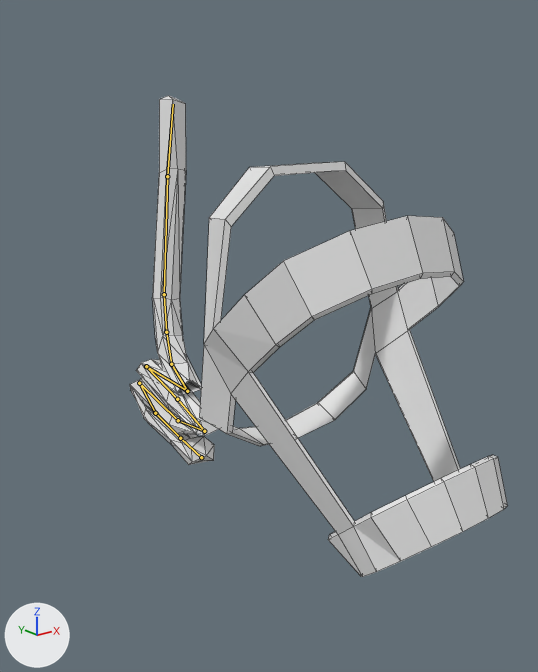
One commit to the Blender file Assets/Models/halter.blend: the scene before it, then after it.
Camera for both pictures: a 50 mm camera at (-4.76, -7.61, 4.85) aimed at (0.74, -0.72, 2.09). The lights are fixed; the arrows at lower left show +X, +Y and +Z. Both versions are drawn at frame 0 of the action 'hanging'; the numbers are the values there. The bones that bend it are drawn over the model as lines. Mesh edges are drawn as thin lines.
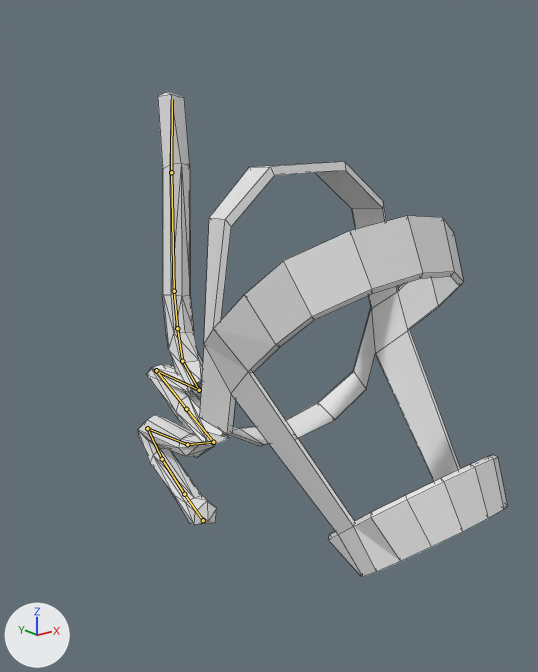
Pixel boxes (x1, y1, x2, y2) of what changed, in the pictures (538 x 672 px):
```json
{"object": "Plane", "change": "posed", "before": [130, 96, 218, 465], "after": [138, 92, 230, 525], "on screen": "17% taller"}
{"bone": "Bone", "before": "(201, 457) to (180, 438)", "after": "(203, 520) to (184, 494)"}
{"bone": "Bone.001", "before": "(180, 438) to (155, 413)", "after": "(184, 494) to (162, 459)"}
{"bone": "Bone.002", "before": "(155, 413) to (139, 383)", "after": "(162, 459) to (147, 428)"}
{"bone": "Bone.003", "before": "(139, 383) to (178, 420)", "after": "(147, 428) to (187, 444)"}
{"bone": "Bone.004", "before": "(178, 420) to (204, 431)", "after": "(187, 444) to (213, 442)"}
{"bone": "Bone.005", "before": "(204, 431) to (177, 399)", "after": "(213, 442) to (186, 409)"}
{"bone": "Bone.006", "before": "(177, 399) to (146, 366)", "after": "(186, 409) to (156, 370)"}
{"bone": "Bone.007", "before": "(146, 366) to (187, 391)", "after": "(156, 370) to (199, 390)"}
{"bone": "Bone.008", "before": "(187, 391) to (171, 364)", "after": "(199, 390) to (182, 361)"}
{"bone": "Bone.010", "before": "(166, 332) to (164, 294)", "after": "(177, 328) to (174, 291)"}
{"bone": "Bone.011", "before": "(164, 294) to (167, 176)", "after": "(174, 291) to (171, 172)"}
{"bone": "Bone.012", "before": "(167, 176) to (173, 104)", "after": "(171, 172) to (172, 99)"}
```

Scene script edits in JSON lines:
```json
{"block": "bone_bone", "where": "bone_bone = bpy.data.objects['Armature'].pose.bones['Bone']"}
{"op": "set", "path": "bone_bone.location", "old": "(0.077, 0.392, -3.029)", "new": "(0.153, -0.391, -3.979)"}
{"op": "set", "path": "bone_bone.rotation_quaternion", "old": "(0.961, -0.277, -0.01, -0.007)", "new": "(0.982, -0.189, -0.006, -0.017)", "note": "degrees (-32, -1, 0) -> degrees (-22, -1, -2)"}
{"block": "bone_bone_001", "where": "bone_bone_001 = bpy.data.objects['Armature'].pose.bones['Bone.001']  # child of 'Bone'"}
{"op": "set", "path": "bone_bone_001.rotation_quaternion", "old": "(0.861, 0.508, -0.006, 0.013)", "new": "(0.864, 0.502, -0.002, 0.019)", "note": "degrees (61, -1, 1) -> degrees (60, -1, 2)"}
{"block": "bone_bone_002", "where": "bone_bone_002 = bpy.data.objects['Armature'].pose.bones['Bone.002']  # child of 'Bone.001'"}
{"op": "set", "path": "bone_bone_002.rotation_quaternion", "old": "(0.849, 0.527, -0.013, -0.018)", "new": "(0.794, 0.607, -0.002, -0.017)", "note": "degrees (64, 0, -3) -> degrees (75, 1, -2)"}
{"block": "bone_bone_003", "where": "bone_bone_003 = bpy.data.objects['Armature'].pose.bones['Bone.003']  # child of 'Bone.002'"}
{"op": "set", "path": "bone_bone_003.rotation_quaternion", "old": "(0.77, -0.638, -0.023, 0.001)", "new": "(0.86, -0.511, -0.009, 0.015)", "note": "degrees (-79, -2, 2) -> degrees (-61, 0, 2)"}
{"block": "bone_bone_004", "where": "bone_bone_004 = bpy.data.objects['Armature'].pose.bones['Bone.004']  # child of 'Bone.003'"}
{"op": "set", "path": "bone_bone_004.rotation_quaternion", "old": "(0.792, -0.609, 0.028, -0.022)", "new": "(0.808, -0.587, 0.033, -0.02)", "note": "degrees (-75, 1, -4) -> degrees (-72, 2, -4)"}
{"block": "bone_bone_005", "where": "bone_bone_005 = bpy.data.objects['Armature'].pose.bones['Bone.005']  # child of 'Bone.004'"}
{"op": "set", "path": "bone_bone_005.rotation_quaternion", "old": "(-0.427, -0.901, -0.029, -0.068)", "new": "(0.295, 0.953, 0.032, 0.05)", "note": "degrees (129, -6, 6) -> degrees (145, -4, 5)"}
{"block": "bone_bone_006", "where": "bone_bone_006 = bpy.data.objects['Armature'].pose.bones['Bone.006']  # child of 'Bone.005'"}
{"op": "set", "path": "bone_bone_006.rotation_quaternion", "old": "(0.922, -0.386, -0.007, -0.019)", "new": "(0.938, -0.345, -0.018, -0.01)", "note": "degrees (-45, -2, -2) -> degrees (-40, -2, 0)"}
{"block": "bone_bone_007", "where": "bone_bone_007 = bpy.data.objects['Armature'].pose.bones['Bone.007']  # child of 'Bone.006'"}
{"op": "set", "path": "bone_bone_007.rotation_quaternion", "old": "(0.405, -0.908, 0.076, -0.072)", "new": "(0.483, -0.867, 0.095, -0.075)", "note": "degrees (-132, -4, -11) -> degrees (-122, -2, -14)"}
{"block": "bone_bone_008", "where": "bone_bone_008 = bpy.data.objects['Armature'].pose.bones['Bone.008']  # child of 'Bone.007'"}
{"op": "set", "path": "bone_bone_008.rotation_quaternion", "old": "(-0.251, 0.961, -0.111, 0.032)", "new": "(0.183, -0.976, 0.119, -0.024)", "note": "degrees (-151, 0, -13) -> degrees (-159, 0, -14)"}
{"block": "bone_bone_010", "where": "bone_bone_010 = bpy.data.objects['Armature'].pose.bones['Bone.010']  # child of 'Bone.009'"}
{"op": "set", "path": "bone_bone_010.rotation_quaternion", "old": "(0.985, 0.173, -0.003, 0.004)", "new": "(0.981, 0.195, -0.003, 0.005)", "note": "degrees (20, 0, 0) -> degrees (22, 0, 0)"}
{"block": "bone_bone_011", "where": "bone_bone_011 = bpy.data.objects['Armature'].pose.bones['Bone.011']  # child of 'Bone.010'"}
{"op": "set", "path": "bone_bone_011.rotation_quaternion", "old": "(0.996, -0.089, -0.001, -0.003)", "new": "(0.992, -0.123, -0.001, -0.003)", "note": "degrees (-10, 0, 0) -> degrees (-14, 0, 0)"}
{"block": "bone_bone_012", "where": "bone_bone_012 = bpy.data.objects['Armature'].pose.bones['Bone.012']  # child of 'Bone.011'"}
{"op": "set", "path": "bone_bone_012.rotation_quaternion", "old": "(0.953, -0.303, 0.001, 0.001)", "new": "(0.947, -0.322, 0.001, 0.0)", "note": "degrees (-35, 0, 0) -> degrees (-38, 0, 0)"}
```
